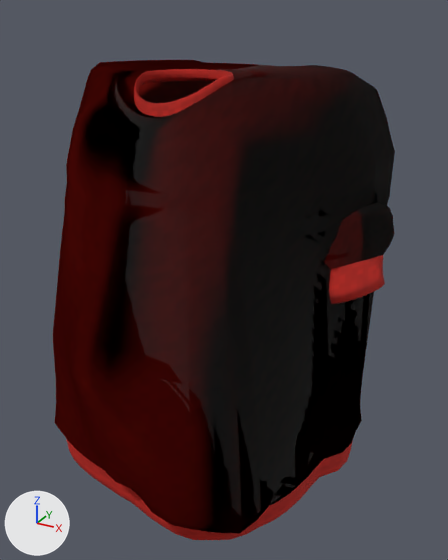
What one commit did to the glTF model art/world_assets/sweater/out/giorgio_sweater.glb.
One viewpoint serves both versions: a camera (50 mm lens) standing at (0.624, -1.014, 1.542) and looking at (0.063, 0.007, 1.031). The lights are fixed; the arrows at lower left show +X, +Y and +Z. The picture after the commit comes second. Vertices at exactly the same position are counted once.

The scene before the commit, as lines of its bpy script (objects in view):
```python
me_giorgio_sweater = bpy.data.meshes.new('giorgio_sweater')
me_giorgio_sweater.from_pydata(...)  # 4160 vertices, 8064 faces; spans x -0.377..0.377, y -0.353..0.338, z 0.636..1.435
me_giorgio_sweater.materials.append(mat_sweater)
ob_sweater = bpy.data.objects.new('Sweater', me_giorgio_sweater)
ob_sweater.location = (0.0, 0.0, 0.0)
```
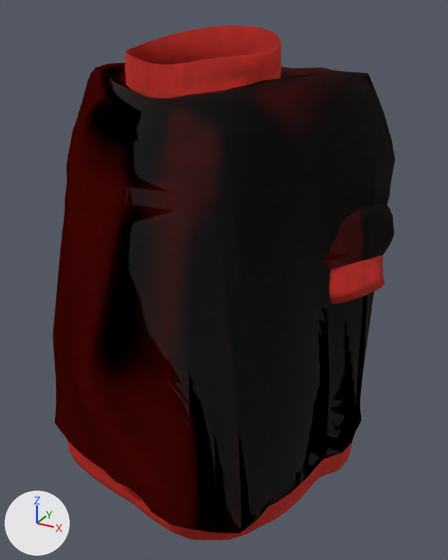
Where the change shows, as pixel boxes (x1, y1, x2, y2) in the pictures (448 x 560 px; the box of a moved part takes in the faces that stretch with it):
'Sweater', reshaped, surface changed (7% taller)
    before: (53, 60, 395, 540)
    after: (53, 25, 395, 540)
part 1 of me_giorgio_sweater, moved or reshaped
    before: (66, 60, 395, 214)
    after: (66, 25, 395, 214)
part 2 of me_giorgio_sweater, surface changed
    before: (73, 60, 395, 531)
    after: (73, 25, 395, 531)

Patch to the scene script:
```diff
--- a/art/world_assets/sweater/out/giorgio_sweater.glb.py
+++ b/art/world_assets/sweater/out/giorgio_sweater.glb.py
@@ me_giorgio_sweater @@
 # used by ob_sweater; location = (0.0, 0.0, 0.0)
-me_giorgio_sweater.from_pydata(...)  # 4160 vertices, 8064 faces; spans x -0.377..0.377, y -0.353..0.338, z 0.636..1.435
+me_giorgio_sweater.from_pydata(...)  # 4160 vertices, 8064 faces; spans x -0.377..0.377, y -0.353..0.338, z 0.636..1.508
+# me_giorgio_sweater part 1: 755 of 4160 vertices moved; they spanned x -0.347..0.348, y -0.209..0.28, z 1.263..1.435 and now span x -0.349..0.351, y -0.207..0.282, z 1.268..1.508; mean shift (0.0, 0.028, 0.005); largest move (0.0, 0.061, 1.433) -> (0.0, 0.176, 1.508)
+# me_giorgio_sweater part 2: texture (UV) coordinates of 3825 of 8064 faces, centred in x -0.349..0.349, y -0.35..0.336, z 0.699..1.435, changed; they spanned u 0.02..0.76, v 0.37..0.98 and now span u 0.02..0.76, v 0.37..0.98
 me_giorgio_sweater.materials.append(mat_sweater)
```
